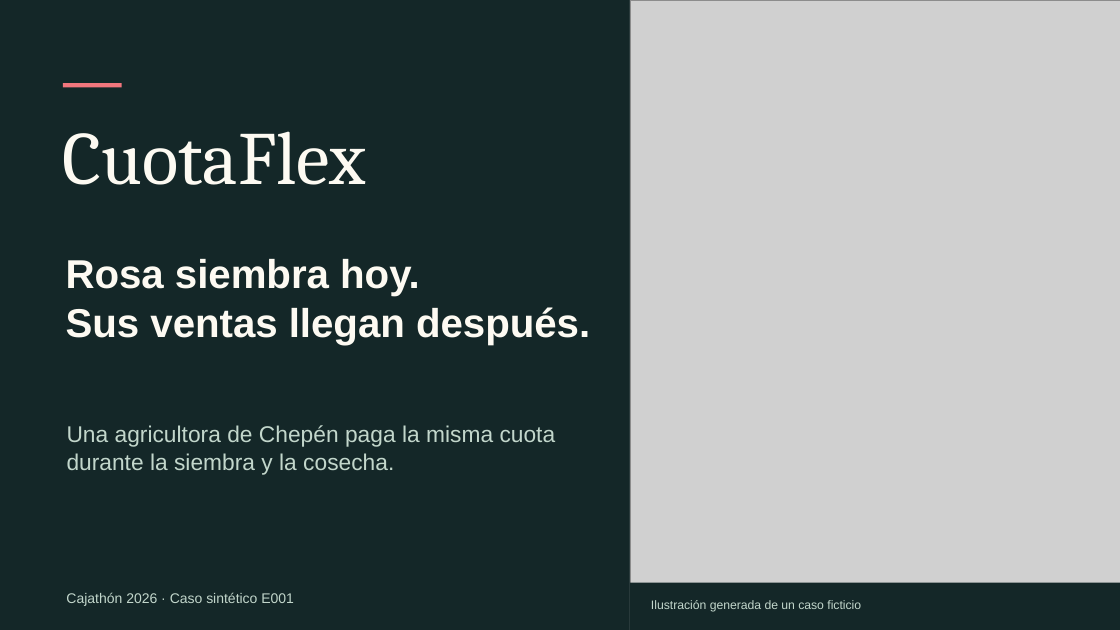
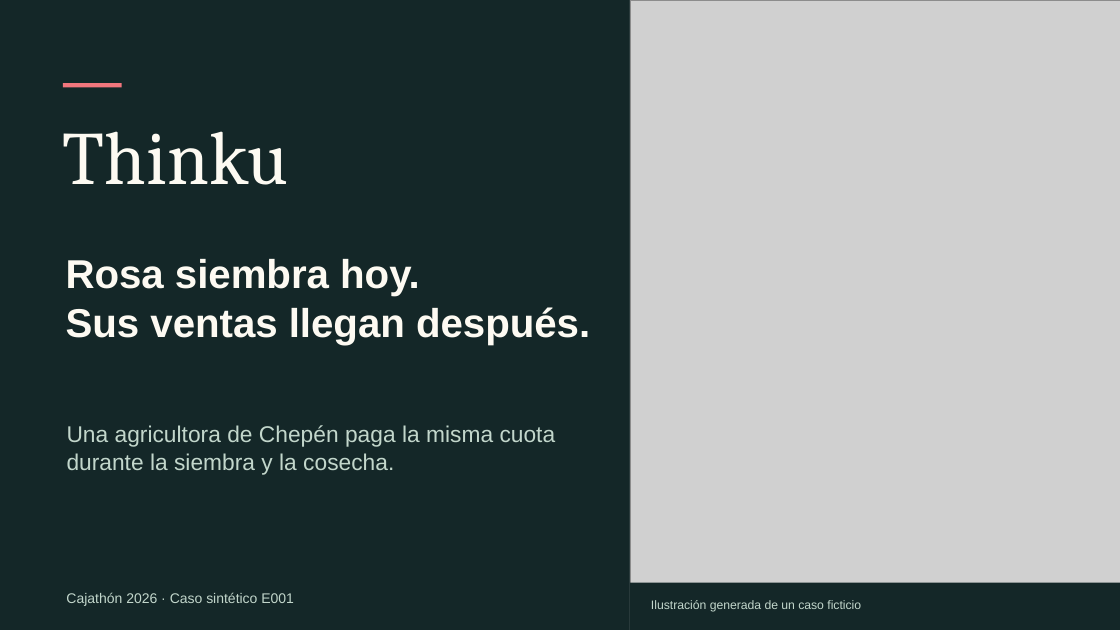
Before and after one commit to Defartion/Hackathon-Caja-Trujillo, a slide deck: slide 1 of docs/pitch/CuotaFlex-pitch.pptx. Drawn at 1120x630 pixels with LibreOffice and Linux fonts; fonts in the diff are those of the drawing; grey boxes stand for pictures. Boxes give left, top, right and bottom in pixels: in the first picture for what was removed or moved away, otherwise in the second. Text is boxed around its words. In the diff, an @@ line names an element or a change of style, - is before the commit and + after.

Commit message:
Rediseño: Thinku en el README, el concepto v3, el pitch y el video
- README, puntero docs/CONCEPTO.md y documentos de la final (video, módulo en vivo, propiedad
  intelectual) con el nombre nuevo.
- Concepto v3: texto, resumen, diagrama de arquitectura regenerado con mermaid-cli y PDF exportado
  de nuevo con su script. El concepto de la fase 1 y la versión 2 se conservan sin cambios.
- Pitch: guion, banco de preguntas y README; resumen A4 regenerado con generar_one_pager.py.
  Presentación: textos y notas con Thinku, gráfico de sensibilidad con la misma data y el rótulo
  nuevo, y la captura del celular con la app actual del cliente; PDF exportado con Impress.
- Script del video: subtítulos, carpeta de salida (~/Videos/Thinku) y lectura del KPI del tablero.
- Los nombres de archivo de los PDF y la presentación no cambian, para no romper enlaces compartidos.
- Sistema de diseño: sección de vistas amplias, columnas y paneles plegables, capturas 01-12
  actualizadas y 13-16 nuevas.

```diff
--- a/docs/pitch/CuotaFlex-pitch.pptx
+++ b/docs/pitch/CuotaFlex-pitch.pptx
@@ text at (x1=63, y1=131, x2=289, y2=185): text changed @@
-CuotaFlex
+Thinku
```
Also in this commit, not shown: 6 other slides changed, 37 other files.
